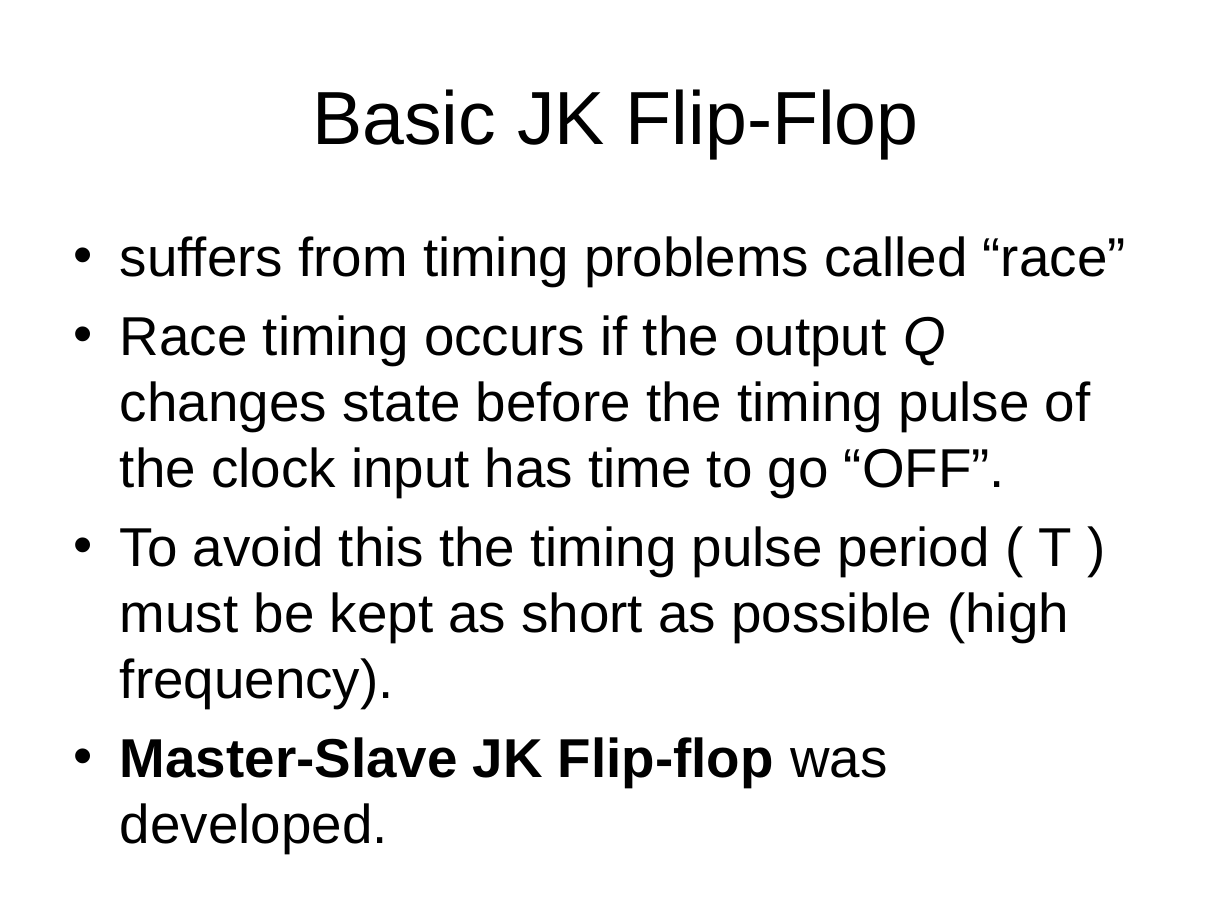
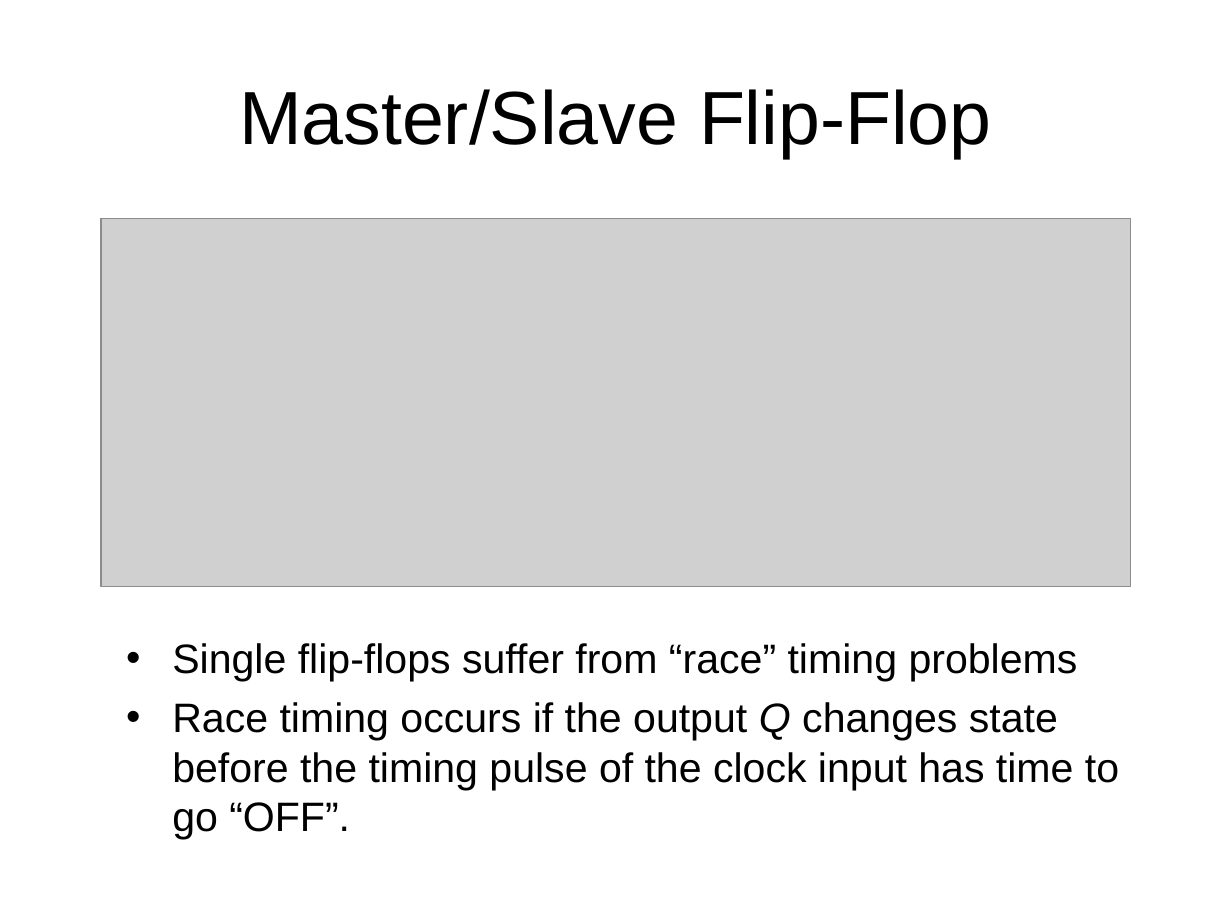
Before and after one commit to gouldj5/ru916175_2018, a slide deck: slide 6 of _seniorI/VLSI/_project/Gould - J-K Flip-Flop - Best.ppt. Drawn at 1232x924 pixels with LibreOffice and Linux fonts; fonts in the diff are those of the drawing; grey boxes stand for pictures. Boxes give left, top, right and bottom in pixels: in the first picture for what was removed or moved away, otherwise in the second. Text is boxed around its words. In the diff, an @@ line names an element or a change of style, - is before the commit and + after.

```diff
--- a/_seniorI/VLSI/_project/Gould - J-K Flip-Flop - Best.ppt
+++ b/_seniorI/VLSI/_project/Gould - J-K Flip-Flop - Best.ppt
@@ title at (x1=239, y1=89, x2=992, y2=158): text changed @@
-Basic JK Flip-Flop
+Master/Slave Flip-Flop
@@ picture added at (x1=101, y1=218, x2=1131, y2=586) @@
@@ text at (x1=120, y1=526, x2=1071, y2=853): paragraphs removed @@
-• To avoid this the timing pulse period ( T ) must be kept as short as possible (high frequency).
-• Master-Slave JK Flip-flop was developed.
@@ text "Single flip-flops suffer from “race” ..." moved from (x1=120, y1=236, x2=1126, y2=853) to (x1=172, y1=643, x2=1119, y2=839) @@
@@ text at (x1=172, y1=643, x2=1078, y2=681): text changed; size 32 to 24 pt @@
-• suffers from timing problems called “race”
+• Single flip-flops suffer from “race” timing problems
@@ text at (x1=172, y1=702, x2=1119, y2=839): size 32 to 24 pt in "Race timing occurs if the output Q ..."; less space between paragraphs @@
```
Also in this commit, not shown: 7 other slides changed, 3 slides added, 21 other files.
